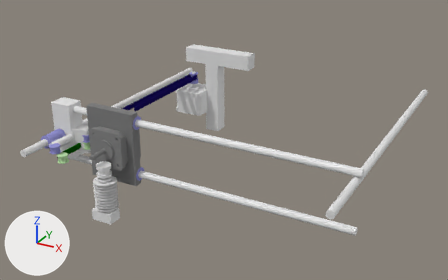
One commit to the Blender file corexy-v.blend: the scene before it, then after it.
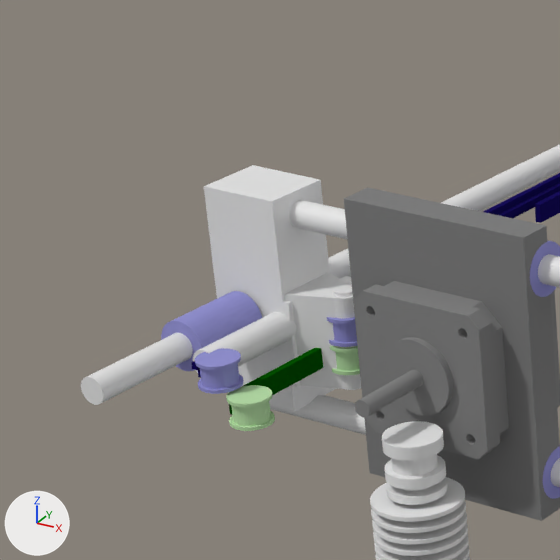
Each version is shown whole from a 50 mm lens placed at (303.0, -588.0, 277.0), pointed at (-18.0, -6.0, -15.0), then close up on the part from 0% to 31% of the width and 20% to 70% of the height. Arrows for +X, +Y and +Z are at lower left; the lights stay in place.

The first close-up shows 'Car X', 'Cube.009', 'Cylinder.008', 'Cylinder.009', 'Cylinder.010', 'Cylinder.011', 'Motor extruder', 'X-rod-1', 'Y-rod-1', 'Y-rod-2', 'e3d-hotend-V5', 'lm8uu x-upper1.002'.
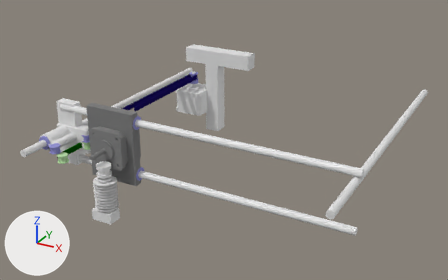
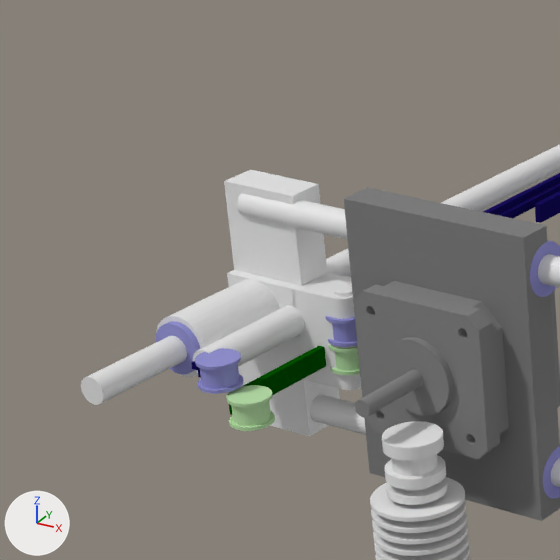
The change, as JSON lines over the scene's bpy script:
```json
{"block": "me_cylinder_026", "where": "# used by ob_cylinder_011; location = (-141.0, -100.0, -5.0); rotation_euler = (3.142, 0.0, 0.0), in degrees (180, 0, 0); scale = (1.12, 1.12, 0.467)"}
{"op": "remove", "block": "me_cylinder_026", "code": "me_cylinder_026.from_pydata(...)  # 38 vertices, 23 faces; spans x -13.3..4.0, y -8.4..8.4, z -30.0..30.0"}
{"op": "add", "block": "me_cylinder_026", "code": "me_cylinder_026.from_pydata(...)  # 36 vertices, 20 faces; spans x -13.3..4.0, y -7.6..4.2, z -30.0..30.0"}
{"block": "me_cylinder_026", "change": "me_cylinder_026 part 1"}
{"block": "me_cylinder_026", "change": "2 vertices are removed from x 0.0, y -4.0, z -30.0..30.0"}
{"block": "me_cylinder_026", "change": "6 faces are deleted"}
{"block": "me_cylinder_026", "change": "8 vertices move from x -13.3..1.5, y -8.4..8.4, z -30.0..30.0 to x -13.3..-3.6, y -7.6..4.2, z -30.0..30.0"}
{"block": "me_cylinder_026", "change": "3 new faces join them"}
{"block": "me_cube_013", "where": "# used by ob_cube_009; location = (-170.0, -110.0, -10.0)"}
{"op": "remove", "block": "me_cube_013", "code": "me_cube_013.from_pydata(...)  # 17 vertices, 13 faces; spans x -10.0..17.0, y 0.0..20.0, z -17.0..47.0"}
{"op": "add", "block": "me_cube_013", "code": "me_cube_013.from_pydata(...)  # 19 vertices, 10 faces; spans x -10.0..15.0, y 5.0..19.0, z -27.0..46.0"}
{"block": "me_cube_013", "change": "me_cube_013 part 2: the whole mesh is rebuilt"}
{"op": "add", "block": "me_cylinder_027", "code": ["me_cylinder_027 = bpy.data.meshes.new('Cylinder.027')", "me_cylinder_027.from_pydata(...)  # a 32-sided cylinder along y spanning x -9.0..9.0, y -30.0..41.5, z -9.0..9.0"]}
{"op": "set", "path": "ob_cylinder_011.scale", "old": "(1.12, 1.12, 0.467)", "new": "(1.12, 1.18, 0.467)"}
{"op": "set", "path": "ob_lm8uu_x_upper1_002.location", "old": "(-170.0, -23.0, -19.0)", "new": "(-170.0, -25.3, -19.0)"}
{"op": "add", "block": "ob_cylinder_012", "code": ["ob_cylinder_012 = bpy.data.objects.new('Cylinder.012', me_cylinder_027)", "ob_cylinder_012.location = (-170.0, -122.5, 0.0)", "ob_cylinder_012.scale = (1.0, 0.433, 1.0)"]}
```

Where the change shows, as pixel boxes (x1, y1, x2, y2) in the close-ups (560 x 560 px):
```json
{"object": "Cube.009", "change": "reshaped", "before": [204, 165, 336, 412], "after": [224, 170, 340, 436], "on screen": "12% narrower, 8% taller"}
{"object": "Cylinder.011", "change": "reshaped, rescaled", "before": [284, 273, 361, 390], "after": [292, 273, 361, 390], "on screen": "10% narrower"}
{"object": "Cylinder.012", "change": "added", "after": [156, 279, 280, 377]}
{"object": "lm8uu x-upper1.002", "change": "moved", "before": [161, 291, 262, 371], "after": [155, 321, 201, 374]}
{"part": 1, "of": "me_cylinder_026", "change": "cut back", "before": [284, 276, 352, 389], "after": [292, 275, 352, 389]}
```
